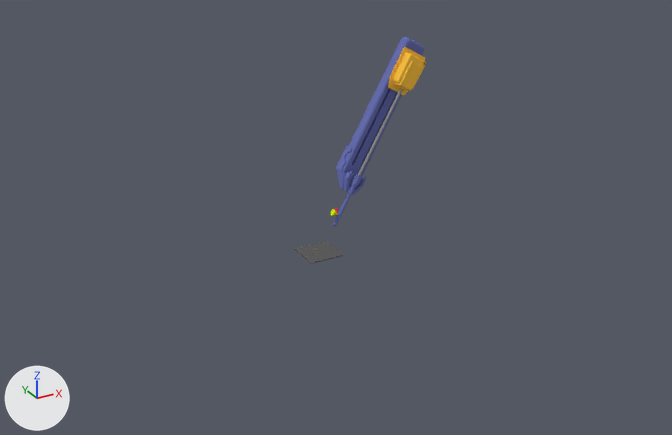
A saved change to the Blender file Blender/psm1.blend.
The view is the same before and after, from a 50 mm lens placed at (-10.94, -21.3, 10.99), pointed at (0.37, -0.74, 0.71). Arrows for +X, +Y and +Z are at lower left; the lights stay in place.

The older version as bpy lines, for what is in view:
```python
me_base_link_001 = bpy.data.meshes.new('Base Link.001')
me_base_link_001.from_pydata(...)  # a 32-sided cone pointing to +y spanning x -0.1..0.1, y -0.258..-0.058, z -0.099..0.101
me_base_link_001.materials.append(mat_base_linkmat_001)  # pink #f82266
me_cube_015 = bpy.data.meshes.new('Cube.015')
me_cube_015.from_pydata(...)  # a box spanning x -0.539..0.539, y -0.539..0.539, z -0.015..0.015
me_cube_015.materials.append(mat_material_001)  # dark grey #5f5f5f
me_main_insertion_link_002 = bpy.data.meshes.new('Main Insertion Link.002')
me_main_insertion_link_002.from_pydata(...)  # 830 vertices, 1662 faces; spans x -0.69..0.53, y -0.286..0.158, z -0.415..0.415
me_main_insertion_link_002.materials.append(mat_main_insertion_linkmat_002)  # orange #ffc545
ob_ambf_env_psm1_base_link = bpy.data.objects.new('/ambf/env/psm1/base link', me_base_link_001)
ob_ambf_env_psm1_base_link.location = (1.0, 0.2, 0.3)
ob_ambf_env_psm1_base_link.rotation_euler = (0.0, -0.524, -3.142)  # degrees (0, -30, -180)
ob_ambf_env_psm1_main_insertion_link = bpy.data.objects.new('/ambf/env/psm1/main insertion link', me_main_insertion_link_002)
ob_ambf_env_psm1_main_insertion_link.parent = ob_pitch_end_link_main_insertion_link
ob_ambf_env_psm1_main_insertion_link.matrix_parent_inverse = Matrix(((-0.5, 0.0, -0.866, 4.943), (-0.00321, -1.0, 0.00185, 1.365), (-0.866, 0.00371, 0.5, 0.429), (0.0, 0.0, 0.0, 1.0)))
ob_ambf_env_psm1_main_insertion_link.location = (2.847, 1.363, 4.064)
ob_ambf_env_psm1_main_insertion_link.rotation_euler = (0.00499, 1.047, -3.14)  # degrees (0.3, 60, -180)
ob_table = bpy.data.objects.new('Table', me_cube_015)
ob_table.location = (0.5, 0.51, -0.9)
# also in view: '/ambf/env/psm1/pitch end link' at (2.37, 0.48, 2.53)
```
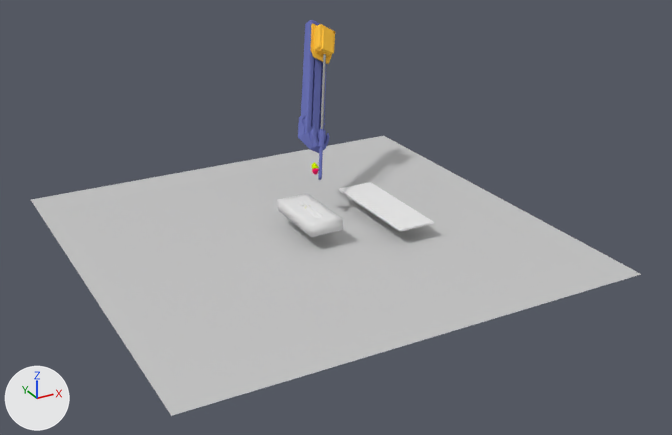
What changed in the scene script:
```text
Add me_ambf_env_blackground__ambf_env_blackground__ambf_env_blackgrou:
    me_ambf_env_blackground__ambf_env_blackground__ambf_env_blackgrou.from_pydata([(-6.38, -6.38, 0.0), (6.38, -6.38, 0.0), (6.38, 6.38, 0.0), (-6.38, 6.38, 0.0)], [], [(0, 1, 2, 3)])
    me_ambf_env_blackground__ambf_env_blackground__ambf_env_blackgrou.materials.append(mat_blackgroundmat)  # light grey #c9c9c9
Remove ob_table:
    ob_table = bpy.data.objects.new('Table', me_cube_015)
Change ob_ambf_env_psm1_base_link:
    ob_ambf_env_psm1_base_link.location: (1.0, 0.2, 0.3) -> (1.0, 1.35, 1.35)
    ob_ambf_env_psm1_base_link.rotation_euler: (0.0, -0.524, -3.142) -> (0.698, -0.524, -3.142)  # degrees (0, -30, -180) -> degrees (40, -30, -180)
Add ob_ambf_env_exit1:
    ob_ambf_env_exit1 = bpy.data.objects.new('/ambf/env/Exit1', me_exit1_cube_007)  # 16 vertices, 32 faces; spans x -0.0304..0.0304, y -0.0186..0.0186, z -0.0023..0.0023; in mat_material_005 (picture img_entry_exit_png_001)
    ob_ambf_env_exit1.parent = ob_phantom_exit1
    ob_ambf_env_exit1.location = (0.0736, 0.207, 0.76)
    ob_ambf_env_exit1.rotation_euler = (0.0, 0.611, 0.0)  # degrees (0, 35, 0)
Add ob_phantom_exit1:
    ob_phantom_exit1 = bpy.data.objects.new('Phantom-Exit1', None)
    ob_phantom_exit1.parent = ob_ambf_env_phantom
    ob_phantom_exit1.location = (0.0736, 0.207, 0.76)
    ob_phantom_exit1.rotation_euler = (-3.142, 0.0, 0.0)  # degrees (-180, 0, 0)
Add ob_ambf_env_phantom:
    ob_ambf_env_phantom = bpy.data.objects.new('/ambf/env/Phantom', me_ambf_env_phantom__ambf_env_phantom__ambf_env_phantom_phantom_c)  # 1219 vertices, 2434 faces; spans x -0.49..0.49, y -1.06..1.06, z -0.17..0.23; in mat_phantommat_001 (its picture is missing)
    ob_ambf_env_phantom.location = (0.0, 0.15, 0.54)
    ob_ambf_env_phantom.rotation_euler = (0.0, 0.0, -3.142)  # degrees (0, 0, -180)
Add ob_ambf_env_entry1:
    ob_ambf_env_entry1 = bpy.data.objects.new('/ambf/env/Entry1', me_entry1_cube_003)  # 16 vertices, 32 faces; spans x -0.0304..0.0304, y -0.0186..0.0186, z -0.0023..0.0023; in mat_material_004 (picture img_entry_exit_png)
    ob_ambf_env_entry1.parent = ob_phantom_entry1
    ob_ambf_env_entry1.location = (-0.0748, 0.207, 0.76)
    ob_ambf_env_entry1.rotation_euler = (0.0, -0.611, -0.0000122)  # degrees (0, -35, -0)
Add ob_phantom_entry1:
    ob_phantom_entry1 = bpy.data.objects.new('Phantom-Entry1', None)
    ob_phantom_entry1.parent = ob_ambf_env_phantom
    ob_phantom_entry1.location = (-0.0748, 0.207, 0.76)
    ob_phantom_entry1.rotation_euler = (-3.142, 0.0, 0.0)  # degrees (-180, 0, 0)
Add ob_ambf_env_ledge:
    ob_ambf_env_ledge = bpy.data.objects.new('/ambf/env/Ledge', me_ambf_env_ledge__ambf_env_ledge__ambf_env_ledge_ledge_cube_001)  # a box spanning x -0.56..0.56, y -1.73..1.73, z -0.02..0.02; in mat_ledgemat (white #f0f0f0)
    ob_ambf_env_ledge.location = (2.4, 0.01, 0.38)
Add ob_ambf_env_blackground:
    ob_ambf_env_blackground = bpy.data.objects.new('/ambf/env/BlackGround', me_ambf_env_blackground__ambf_env_blackground__ambf_env_blackgrou)
    ob_ambf_env_blackground.location = (0.0, 0.15, -0.05)
```

What differs and where, as boxes [x1, y1, x2, y2] in the pictures (672 x 435 px):
'/ambf/env/BlackGround', added
    after: [31, 136, 641, 416]
'/ambf/env/psm1/pitch end link', moved, turned
    before: [333, 36, 425, 226]
    after: [298, 20, 329, 180]
'/ambf/env/Ledge', added
    after: [339, 182, 434, 231]
'/ambf/env/psm1/main insertion link', moved, turned
    before: [388, 47, 426, 95]
    after: [310, 23, 335, 64]
'/ambf/env/Phantom', added
    after: [277, 194, 343, 237]
'Table', deleted
    before: [295, 241, 344, 264]
'/ambf/env/psm1/tool roll link', moved, turned
    before: [358, 88, 403, 176]
    after: [321, 54, 326, 129]
'/ambf/env/psm1/yaw link', moved, turned
    before: [330, 209, 337, 216]
    after: [312, 162, 319, 169]
'/ambf/env/psm1/base link', moved, turned (not visible before)
    after: [312, 168, 319, 174]
